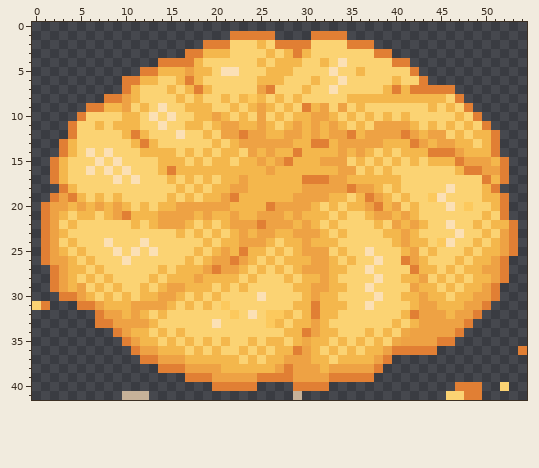
Edited in one commit: pixel-art sprite (src/images/cookies/cookie-2.png). That is the earlier state.
The file is 55x42 pixels. Pixels under 10% opacity are left out. Colours within 5 levels of each other are drawn and written as one.
The same view after the edit:
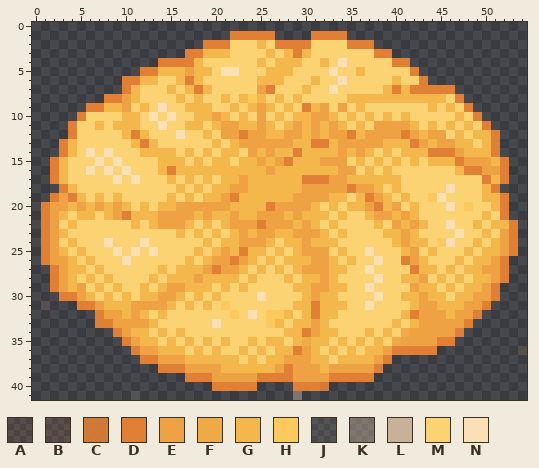
Palette (. is transparent): A #e17f341a  B #e17f3421  C #e17f34e5  D #e17f34  E #eea244  F #efa946  G #f4b74c  H #fcc95d  J #c7b2991b  K #c7b29970  L #c7b299  M #fbd373  N #fbe0b5
The author wrote: Dark background: Doge and cookies
Changes in this commit:
@@ x 0..3 @@
 30 ...D
-31 MD..
+31 .B..
 32 ....
@@ x 52..54 @@
 35 ...
-36 ..D
+36 ..A
 37 ...
@@ x 0..54 @@
 39 .................DDDEEEEEDDDDEEEEDDDDD.................
-40 ....................DDDDD....DDDD..............DDD..M..
-41 ..........LLL................L................MMDD.....
+40 ....................DDDDD....DDDC......................
+41 ...........J.................K.........................
Boxes around the changes in both pictures, in picture pixels (x1, y1, x2, y2):
changed: (32, 301, 50, 310)
changed: (446, 346, 527, 400)
changed: (293, 382, 329, 400)
changed: (122, 391, 149, 400)
